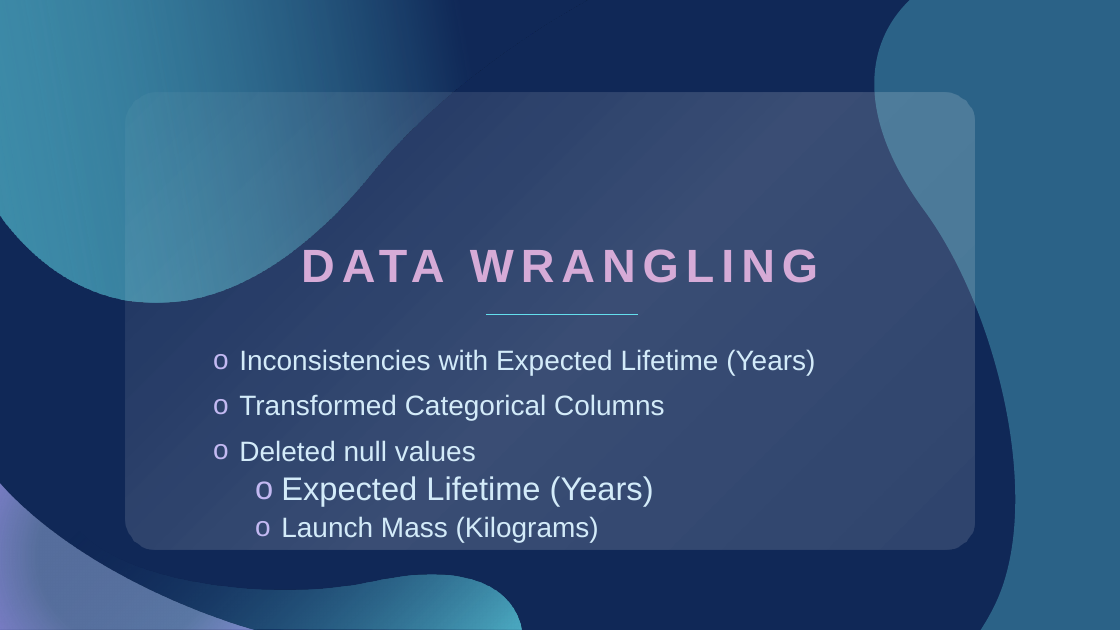
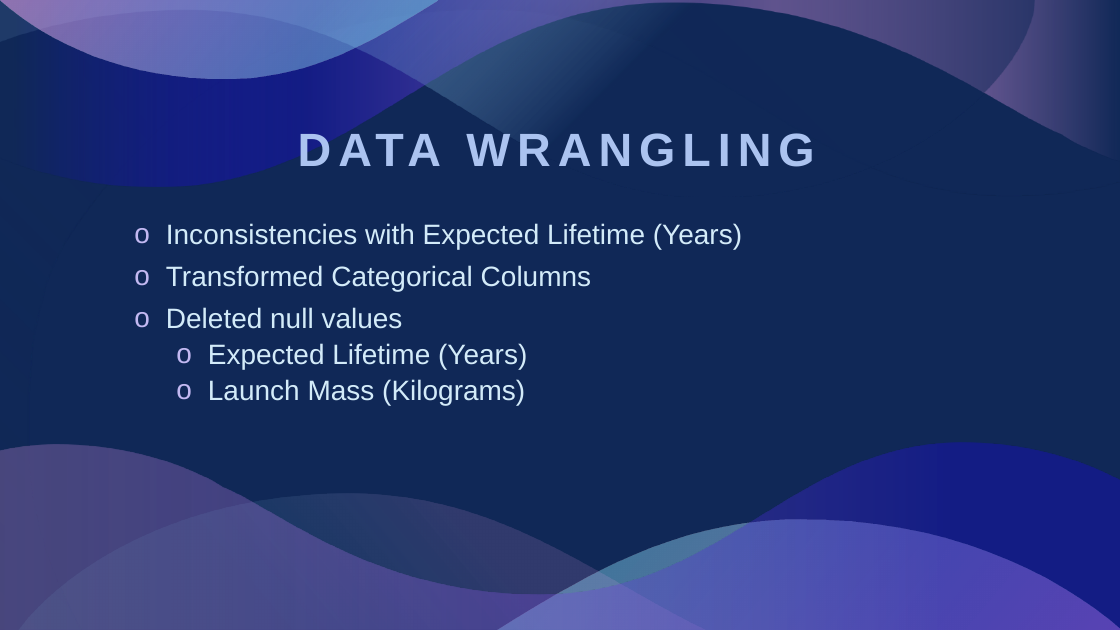
Before and after one commit to joshlynj/active_satellites, a slide deck: slide 5 of ppt/SATELLITE LIFE EXPECTANCY.pptx. Drawn at 1120x630 pixels with LibreOffice and Linux fonts; fonts in the diff are those of the drawing. Boxes give left, top, right and bottom in pixels: in the first picture for what was removed or moved away, otherwise in the second. Text is boxed around its words. In the diff, an @@ line names an element or a change of style, - is before the commit and + after.

```diff
--- a/ppt/SATELLITE LIFE EXPECTANCY.pptx
+++ b/ppt/SATELLITE LIFE EXPECTANCY.pptx
@@ freeform shape removed at [0, 0, 587, 303] @@
@@ freeform shape added at [0, 0, 1035, 197], fill gradient #102857 to #92CDF0 @@
@@ freeform shape added at [0, 0, 1120, 630], fill gradient #102857 @@
@@ freeform shape added at [0, 0, 1120, 187], fill gradient #102857 to #F6A6F4 to #180DC2 @@
@@ freeform shape added at [0, 0, 1035, 197], fill gradient #102857 to #92CDF0 @@
@@ freeform shape added at [0, 1, 437, 78], fill gradient #64DFED to #F6A6F4 @@
@@ freeform shape removed at [875, 0, 1120, 630] @@
@@ rounded rectangle removed at [125, 92, 975, 549] @@
@@ title "DATA WRANGLING": place and size @@
-title "DATA WRANGLING" at [205, 198, 916, 297]
+title "DATA WRANGLING" at [203, 115, 917, 190]
@@ title "DATA WRANGLING" at [203, 115, 917, 190]: text colour #D6ABD7 to #ABC3F0; line spacing 0.9 to 1; vertical alignment bottom to top @@
@@ subtitle "Inconsistencies with Expected Lifetime (Years)": place and size @@
-subtitle "Inconsistencies with Expected Lifetime (Years)" at [239, 349, 815, 543]
+subtitle "Inconsistencies with Expected Lifetime (Years)" at [166, 223, 742, 405]
@@ subtitle "Inconsistencies with Expected Lifetime (Years)" at [166, 223, 742, 405]: size 28 to 24 pt in "Expected Lifetime (Years)"; indent changed; line spacing 1 to 0.9 @@
@@ line removed from (638, 315) to (486, 315) @@
@@ freeform shape added at [0, 443, 1120, 630], fill gradient #F6A6F4 to #180DC2 @@
@@ freeform shape removed at [0, 483, 255, 630] @@
@@ freeform shape: place and size @@
-freeform shape at [0, 446, 522, 630]
+freeform shape at [18, 494, 705, 630]
@@ freeform shape at [18, 494, 705, 630]: fill gradient #64DFED to #102857 to gradient #F6A6F4 to #64DFED @@
@@ freeform shape added at [496, 519, 1120, 630], fill gradient #64DFED to #F6A6F4 @@
```
Also in this commit, not shown: 3 other slides changed.
